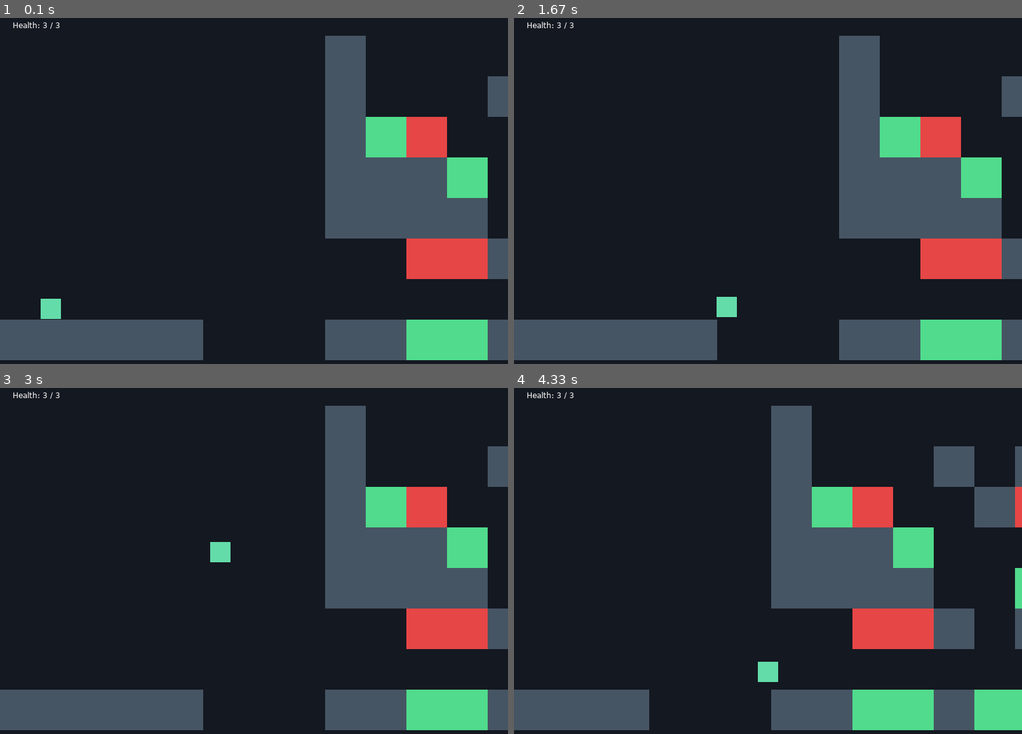
Above: before the commit, frames 1-4 (two rows, left to right).
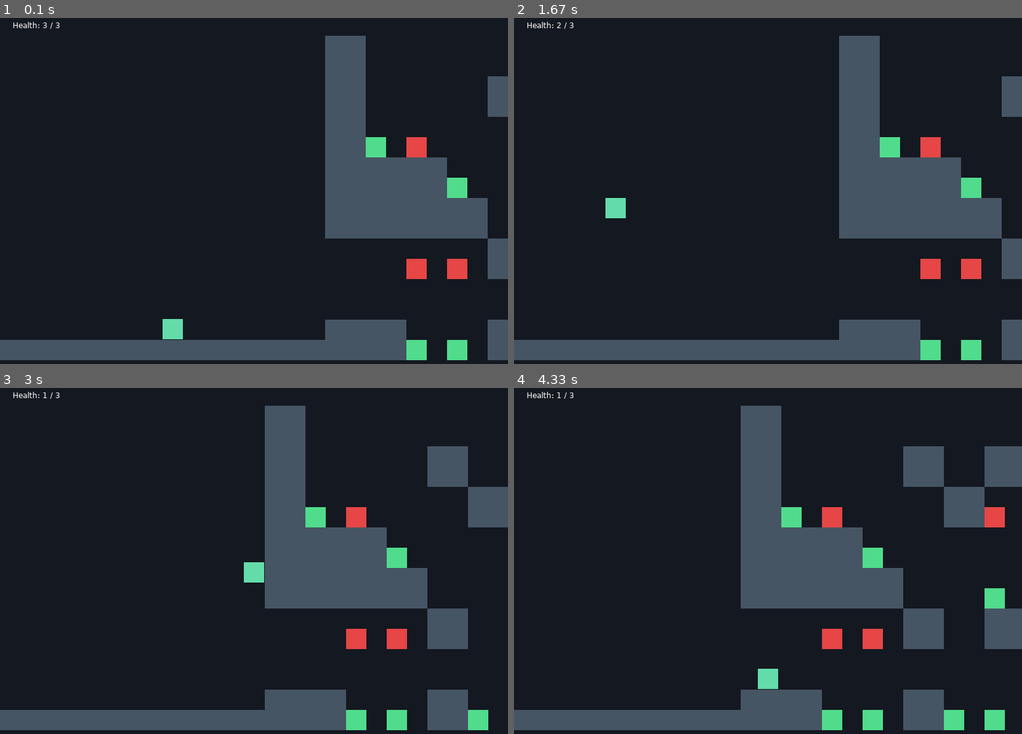
Above: after the commit, the same moments.

Repository: Zfnintendo/TempGameName
Game: LÖVE game, started from main.lua
Same seed, same stepped clock (60 frames per second), same inputs: the game is played once before the commit and once after it.
Inputs:
- Up to frame 1 (0.1 s): no input
- Up to frame 2 (1.67 s): hold Right 0.33-0.8 s; hold Right 0.83-1.3 s; tap Space at 0.9, 1.2, 1.4 s; hold Left from 1.33 s (still down)
- Up to frame 3 (3 s): tap Space at 1.7, 1.97, 2.27, 2.4, 2.7 s; release Left at 1.87 s; hold Left 1.9-2.3 s; hold Right 2.33-2.97 s
- Up to frame 4 (4.33 s): hold Left 3-3.47 s; tap Space at 3.07, 3.37, 3.57, 3.87, 4.07 s; hold Right 3.5-3.97 s; hold Right from 4 s (still down)

The runs differ from the first frame. In frame 1, 8.9% of the frame differs, in the area x 0-96%, y 28-99%; in frame 2, 9.1%; in frame 3, 28%, in the area x 0-100%, y 1-99%; in frame 4, 25%.

Commit message:
Changed grid to 16x16 requested by members

Diff:
--- a/data/terminal/chunks/EmptySpace.lua
+++ b/data/terminal/chunks/EmptySpace.lua
@@ -2,14 +2,22 @@
     id = "emptySpace",
 
     grid = {
-        {0,0,0,0,0,0,0,0},
-        {0,0,0,0,0,0,0,0},
-        {0,0,0,0,0,0,0,0},
-        {0,0,0,0,0,0,0,0},
-        {0,0,0,0,0,0,0,0},
-        {0,0,0,0,0,0,0,0},
-        {0,0,0,0,0,0,0,0},
-        {0,0,0,0,0,0,0,0},
+        {0,0,0,0,0,0,0,0,0,0,0,0,0,0,0,0},
+        {0,0,0,0,0,0,0,0,0,0,0,0,0,0,0,0},
+        {0,0,0,0,0,0,0,0,0,0,0,0,0,0,0,0},
+        {0,0,0,0,0,0,0,0,0,0,0,0,0,0,0,0},
+        {0,0,0,0,0,0,0,0,0,0,0,0,0,0,0,0},
+        {0,0,0,0,0,0,0,0,0,0,0,0,0,0,0,0},
+        {0,0,0,0,0,0,0,0,0,0,0,0,0,0,0,0},
+        {0,0,0,0,0,0,0,0,0,0,0,0,0,0,0,0},
+        {0,0,0,0,0,0,0,0,0,0,0,0,0,0,0,0},
+        {0,0,0,0,0,0,0,0,0,0,0,0,0,0,0,0},
+        {0,0,0,0,0,0,0,0,0,0,0,0,0,0,0,0},
+        {0,0,0,0,0,0,0,0,0,0,0,0,0,0,0,0},
+        {0,0,0,0,0,0,0,0,0,0,0,0,0,0,0,0},
+        {0,0,0,0,0,0,0,0,0,0,0,0,0,0,0,0},
+        {0,0,0,0,0,0,0,0,0,0,0,0,0,0,0,0},
+        {0,0,0,0,0,0,0,0,0,0,0,0,0,0,0,0},
     },
 
     props = {},
--- a/data/terminal/chunks/Entry.lua
+++ b/data/terminal/chunks/Entry.lua
@@ -2,14 +2,22 @@
     id = "entry",
 
     grid = {
-        {0,0,0,0,0,0,0,0},
-        {0,0,0,0,0,0,0,0},
-        {0,0,0,0,0,0,0,0},
-        {0,0,0,0,0,0,0,0},
-        {0,0,0,0,0,0,0,0},
-        {0,0,0,0,0,0,0,0},
-        {0,{2,"playerStart"},0,0,0,0,0,0},
-        {1,1,1,1,1,0,0,0},
+        {0,0,0,0,0,0,0,0,0,0,0,0,0,0,0,0},
+        {0,0,0,0,0,0,0,0,0,0,0,0,0,0,0,0},
+        {0,0,0,0,0,0,0,0,0,0,0,0,0,0,0,0},
+        {0,0,0,0,0,0,0,0,0,0,0,0,0,0,0,0},
+        {0,0,0,0,0,0,0,0,0,0,0,0,0,0,0,0},
+        {0,0,0,0,0,0,0,0,0,0,0,0,0,0,0,0},
+        {0,0,0,0,0,0,0,0,0,0,0,0,0,0,0,0},
+        {0,0,0,0,0,0,0,0,0,0,0,0,0,0,0,0},
+        {0,0,0,0,0,0,0,0,0,0,0,0,0,0,0,0},
+        {0,0,0,0,0,0,0,0,0,0,0,0,0,0,0,0},
+        {0,0,0,0,0,0,0,0,0,0,0,0,0,0,0,0},
+        {0,0,0,0,0,0,0,0,0,0,0,0,0,0,0,0},
+        {0,0,0,0,0,0,0,0,0,0,0,0,0,0,0,0},
+        {0,0,0,0,0,0,0,0,0,0,0,0,0,0,0,0},
+        {0,0,0,0,0,0,0,0,{2,"playerStart"},0,0,0,0,0,0,0},
+        {1,1,1,1,1,1,1,1,1,1,1,1,1,1,1,1},
     },
 
     props = {
--- a/data/terminal/chunks/LowPlatforms.lua
+++ b/data/terminal/chunks/LowPlatforms.lua
@@ -2,14 +2,22 @@
     id = "lowPlatforms",
 
     grid = {
-        {0,0,0,0,0,0,0,0},
-        {0,0,0,0,0,0,0,0},
-        {0,0,0,0,0,0,0,0},
-        {0,0,0,0,0,0,0,0},
-        {0,0,0,1,0,0,0,0},
-        {0,0,0,0,0,0,0,0},
-        {0,0,0,0,0,1,0,0},
-        {0,0,1,0,0,1,0,0},
+        {0,0,0,0,0,0,0,0,0,0,0,0,0,0,0,0},
+        {0,0,0,0,0,0,0,0,0,0,0,0,0,0,0,0},
+        {0,0,0,0,0,0,0,0,0,0,0,0,0,0,0,0},
+        {0,0,0,0,0,0,0,0,0,0,0,0,0,0,0,0},
+        {0,0,0,0,0,0,0,0,0,0,0,0,0,0,0,0},
+        {0,0,0,0,0,0,0,0,0,0,0,0,0,0,0,0},
+        {0,0,0,0,0,0,0,0,0,0,0,0,0,0,0,0},
+        {0,0,0,0,0,0,0,0,0,0,0,0,0,0,0,0},
+        {0,0,0,0,0,0,0,0,0,0,0,0,0,0,0,0},
+        {0,0,0,0,0,0,0,0,0,0,0,0,0,0,0,0},
+        {0,0,0,0,0,0,0,0,0,0,0,0,0,0,0,0},
+        {0,0,0,0,0,0,0,0,0,0,0,0,0,0,0,0},
+        {0,0,0,1,0,0,0,0,0,0,0,0,0,0,0,0},
+        {0,0,0,0,0,0,0,0,0,0,0,0,0,0,0,0},
+        {0,0,0,0,0,1,0,0,0,0,0,0,0,0,0,0},
+        {0,0,1,0,0,1,0,0,0,0,0,0,0,0,0,0},
     },
 
     props = {},
--- a/data/terminal/chunks/SpikesAndSpringsNewbieOne.lua
+++ b/data/terminal/chunks/SpikesAndSpringsNewbieOne.lua
@@ -2,14 +2,22 @@
     id = "spikesAndSpringsNewbieOne",
 
     grid = {
-        {1,0,0,0,0,0,0,0},
-        {1,0,0,0,1,0,1,1},
-        {1,{2, "Spring"},{2, "Spike"},0,0,1,{2, "Spike"},1},
-        {1,1,1,{2, "Spring"},0,0,0,1},
-        {1,1,1,1,0,0,{2, "Spring"},1},
-        {0,0,{2, "Spike"},{2, "Spike"},1,0,1,1},
-        {0,0,0,0,0,0,0,1},
-        {1,1,{2, "Spring"},{2, "Spring"},1,{2, "Spring"},{2, "Spring"},1},
+        {1,1,0,0,0,0,0,0,0,0,0,0,0,0,0,0},
+        {1,1,0,0,0,0,0,0,0,0,0,0,0,0,0,0},
+        {1,1,0,0,0,0,0,0,1,1,0,0,1,1,1,1},
+        {1,1,0,0,0,0,0,0,1,1,0,0,1,1,1,1},
+        {1,1,0,0,0,0,0,0,0,0,1,1,0,0,1,1},
+        {1,1,{2,"Spring"},0,{2,"Spike"},0,0,0,0,0,1,1,{2,"Spike"},0,1,1},
+        {1,1,1,1,1,1,0,0,0,0,0,0,0,0,1,1},
+        {1,1,1,1,1,1,{2,"Spring"},0,0,0,0,0,0,0,1,1},
+        {1,1,1,1,1,1,1,1,0,0,0,0,0,0,1,1},
+        {1,1,1,1,1,1,1,1,0,0,0,0,{2,"Spring"},0,1,1},
+        {0,0,0,0,0,0,0,0,1,1,0,0,1,1,1,1},
+        {0,0,0,0,{2,"Spike"},0,{2,"Spike"},0,1,1,0,0,1,1,1,1},
+        {0,0,0,0,0,0,0,0,0,0,0,0,0,0,1,1},
+        {0,0,0,0,0,0,0,0,0,0,0,0,0,0,1,1},
+        {1,1,1,1,0,0,0,0,1,1,0,0,0,0,1,1},
+        {1,1,1,1,{2,"Spring"},0,{2,"Spring"},0,1,1,{2,"Spring"},0,{2,"Spring"},0,1,1},
     },
 
     props = {
--- a/src/generation/TerminalChunkBuilder.lua
+++ b/src/generation/TerminalChunkBuilder.lua
@@ -33,7 +33,7 @@
 
 local TerminalChunkBuilder = {}
 
-local GRID_SIZE = 8
+local GRID_SIZE = 16
 
 local function createWall(context, x, y, z, size, color)
     local hitbox = Rectangle.new(x, y, z, size, size)
--- a/src/generation/TerminalChunkValidator.lua
+++ b/src/generation/TerminalChunkValidator.lua
@@ -23,7 +23,7 @@
 
 local TerminalChunkValidator = {}
 
-local GRID_SIZE = 8
+local GRID_SIZE = 16
 
 local function isNonEmptyString(value)
     return type(value) == "string" and value:find("%S") ~= nil
--- a/src/generation/TerminalLevelGenerator.lua
+++ b/src/generation/TerminalLevelGenerator.lua
@@ -23,7 +23,7 @@
 
 local Generator = {}
 
-local SIZE = 8
+local SIZE = 16
 
 local function validateChunk(chunk, factories, isEntry)
     Validator.validate(chunk, factories)
--- a/src/scenes/TerminalChunkTestScene.lua
+++ b/src/scenes/TerminalChunkTestScene.lua
@@ -23,10 +23,10 @@
 
         -- Uncomment to remake a certain a layout
         -- seed = 12345,
-    }, 32, Factories)
+    }, 16, Factories)
 
     local sceneModule = TerminalTemplate.define({
-        tileSize = 32,
+        tileSize = 16,
         chunks = layout.placements,
 
         player = {
--- a/src/scenes/templates/TerminalTemplate.lua
+++ b/src/scenes/templates/TerminalTemplate.lua
@@ -304,7 +304,7 @@
 
             local player = world:get(playerId)
 
-            if result ~= "dead" and player.position.y < -tileSize * 4 then
+            if result ~= "dead" and player.position.y < -128 then
                 Health.damage(player.health, 1, true)
                 result = player.health.current <= 0 and "dead" or "damaged"
             end
